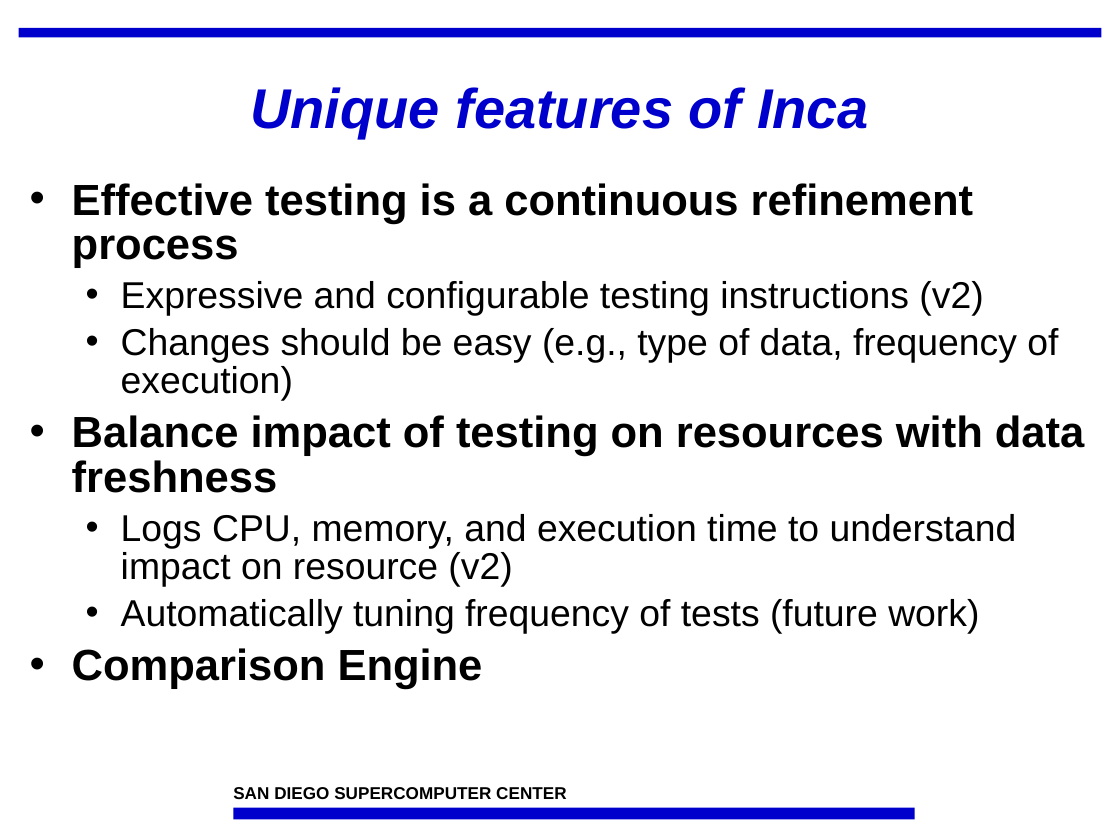
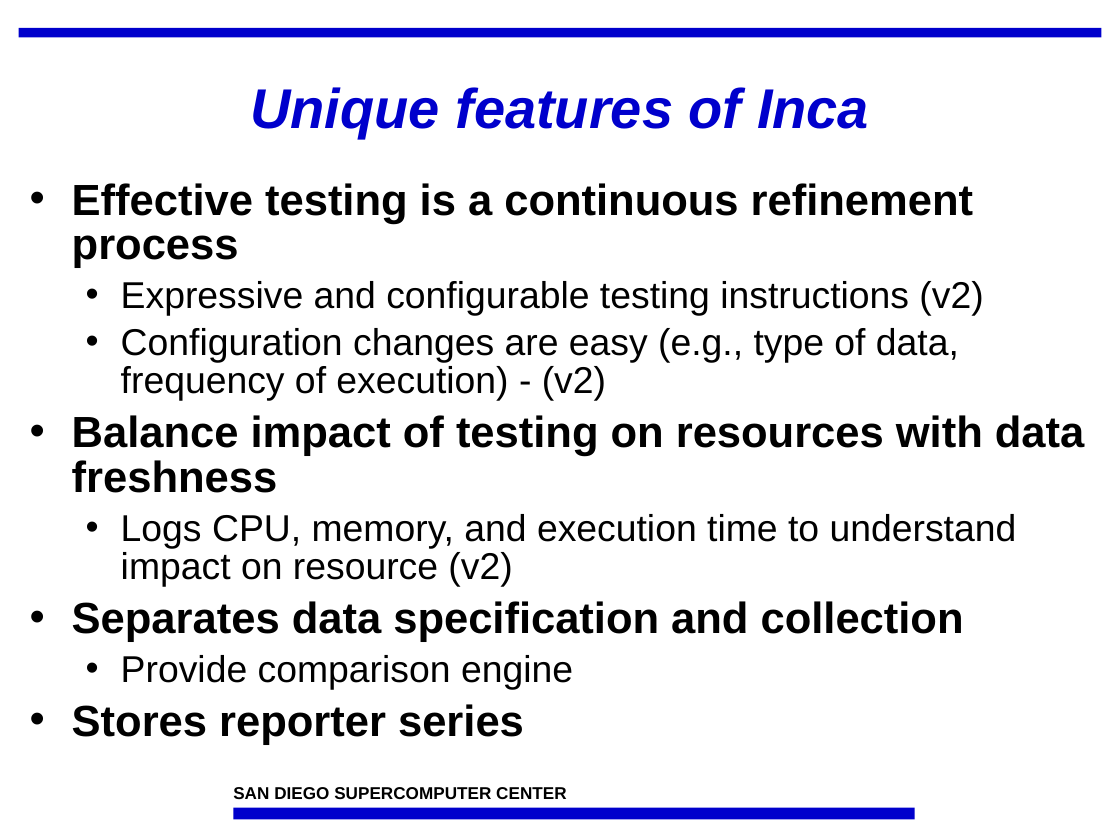
Before and after one commit to IncaProject/inca-xsede, a slide deck: slide 10 of talks/inca_sc05.ppt. Drawn at 1120x840 pixels with LibreOffice and Linux fonts; fonts in the diff are those of the drawing; background and template pictures are left out. Boxes give left, top, right and bottom in pixels: in the first picture for what was removed or moved away, otherwise in the second. Text is boxed around its words. In the diff, an @@ line names an element or a change of style, - is before the commit and + after.

```diff
--- a/talks/inca_sc05.ppt
+++ b/talks/inca_sc05.ppt
@@ text at [121,328,959,401]: text changed @@
-  • Changes should be easy (e.g., type of data, frequency of execution)
+  • Configuration changes are easy (e.g., type of data, frequency of execution) - (v2)
@@ text at [72,601,964,745]: text changed; size 24 to 28 pt; bold on @@
-  • Automatically tuning frequency of tests (future work)
-• Comparison Engine
+• Separates data specification and collection
+  • Provide comparison engine
+• Stores reporter series
```
Also in this commit, not shown: 6 other slides changed, 1 slide added, 1 slide removed.
